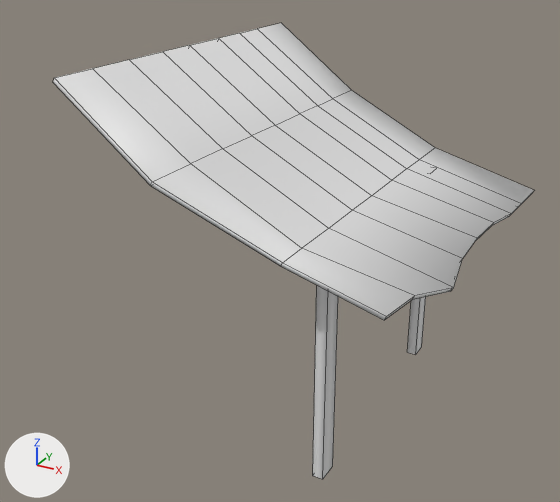
One commit to the FBX model Metal_Tarp.fbx: the scene before it, then after it.
Before and after are seen from a 50 mm camera at (2.91, -6.23, 4.54) aimed at (-0.4, -0.2, 1.52). The lights are fixed; the arrows at lower left show +X, +Y and +Z. Mesh edges are drawn as thin lines. Where no turn or scale is listed for an object, it has been applied to the vertices.

Objects in the first picture: 'metal_cover'.
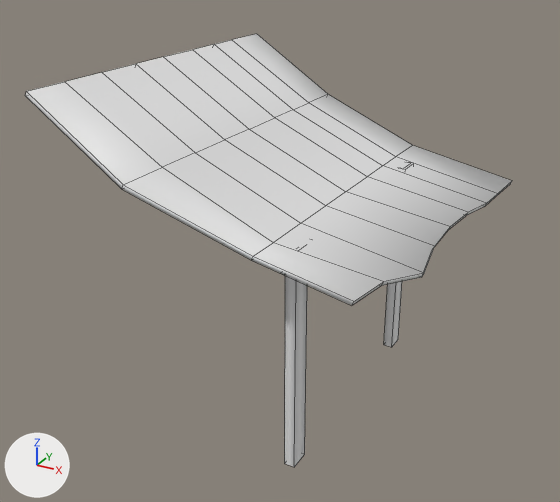
The change, as a diff of the scene's bpy script:
```diff
--- a/Metal_Tarp.fbx.py
+++ b/Metal_Tarp.fbx.py
@@ me_mesh @@
 me_mesh.from_pydata(...)  # 88 vertices, 78 faces; spans x -1.52..1.52, y -1.87..1.87, z -0.02..3.36
 # used by ob_metal_cover; location = (0.0, 0.0, 0.0)
+# me_mesh part 1: the loose piece of 72 vertices spanning x -1.52..1.52, y -1.87..1.87, z 1.79..3.36 is turned -3.8 degrees about the y axis through its middle, then moved by (-0.29, 0.02, -0.04)
+# me_mesh part 2: the loose piece of 8 vertices spanning x 0.53..0.63, y -1.3..-1.1, z -0.02..2.11 is moved by (-0.29, 0.02, 0.01)
+# me_mesh part 3: the loose piece of 8 vertices spanning x 0.53..0.63, y 1.07..1.27, z -0.02..2.11 is moved by (-0.29, 0.02, 0.01)
```

Pixel boxes [x1, y1, x2, y2] of what changed, in the pictures (560 x 502 px; the box of a moved part takes in the faces that stretch with it):
'metal_cover', reshaped: before [53, 23, 534, 479]; after [25, 33, 512, 467]
part 1 of me_mesh, moved or reshaped: before [53, 23, 534, 320]; after [25, 33, 512, 305]
part 2 of me_mesh, moved or reshaped: before [313, 286, 338, 479]; after [285, 276, 307, 467]
part 3 of me_mesh, moved or reshaped: before [407, 297, 426, 355]; after [384, 282, 402, 347]
